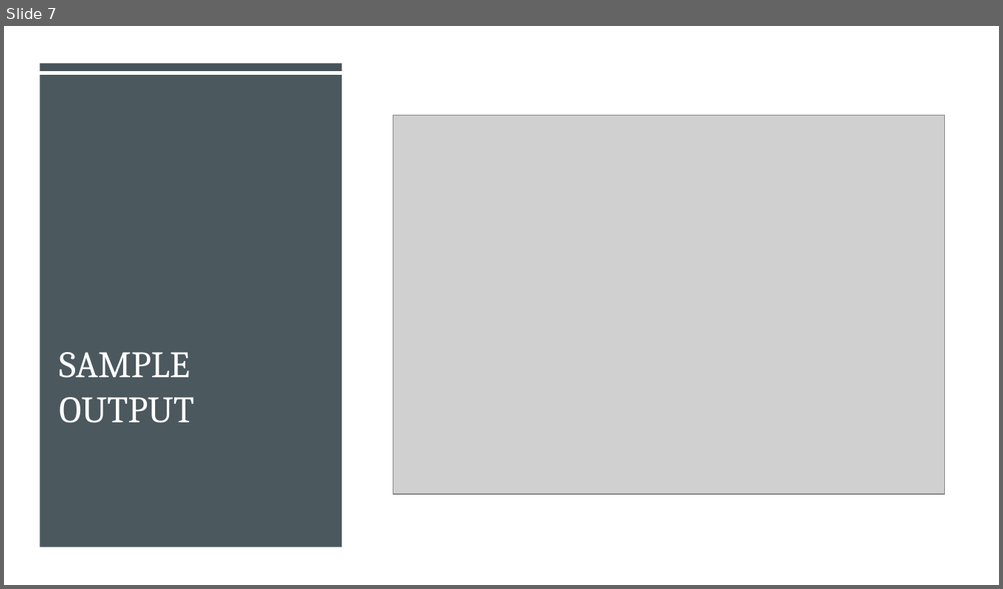
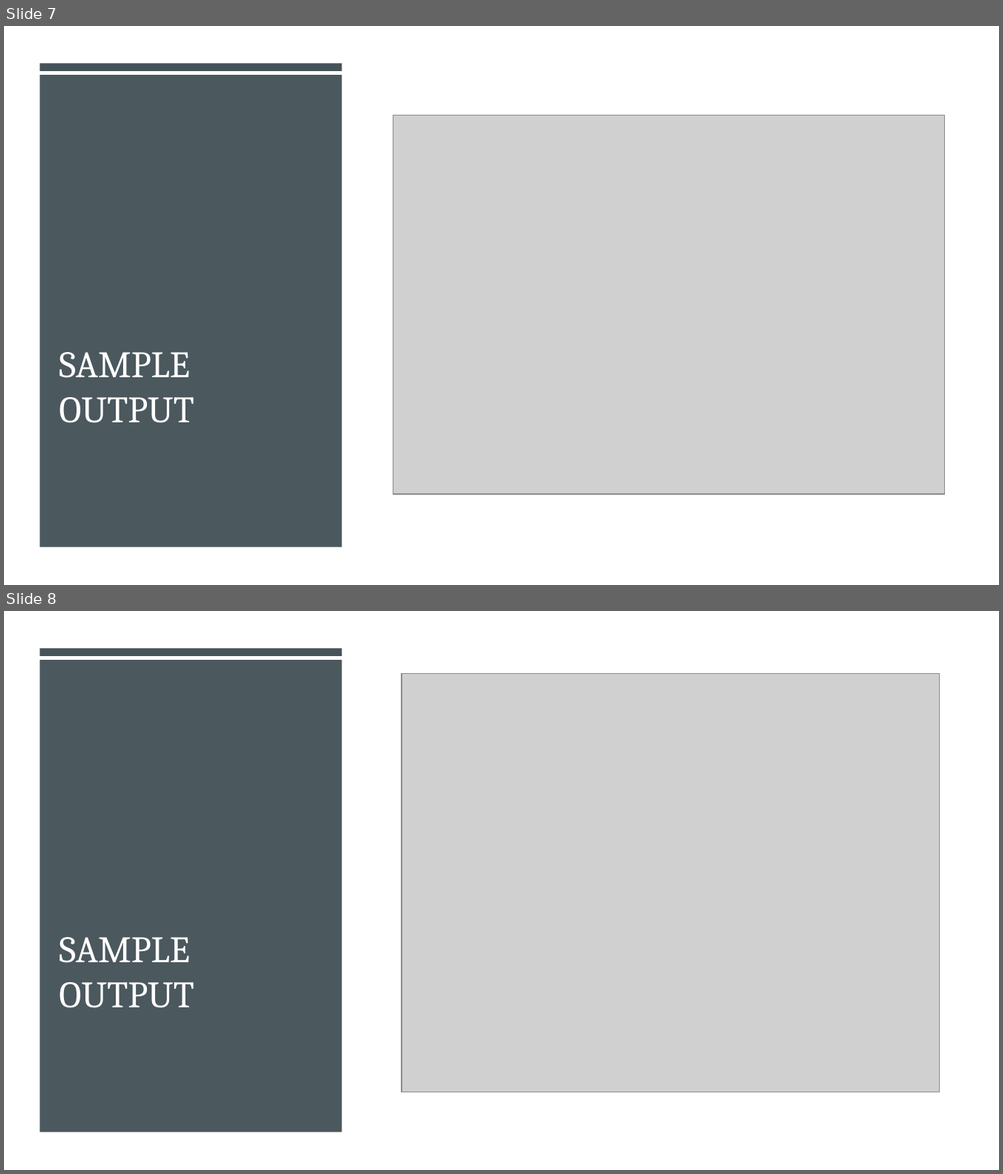
Before and after one commit to Mohamed-Hatem-1/Python-Course, a slide deck: Presentation.pptx. Shown one above the other, each under a label of ours: slide 7 before the commit, slides 7 and 8 after it. The pictures are 1003x589 and 1003x1174 pixels, drawn with LibreOffice and Linux fonts; fonts in the diff are those of the drawing; grey boxes stand for pictures. Boxes give left, top, right and bottom in pixels: in the first picture for what was removed or moved away, otherwise in the second. Text is boxed around its words. In the diff, an @@ line names an element or a change of style, - is before the commit and + after.

```diff
--- a/Presentation.pptx
+++ b/Presentation.pptx
@@ slide 8 added at box(4, 611, 999, 1170), background #FFFFFF @@
@@ rectangle added at box(4, 611, 999, 1170), fill #FFFFFF @@
@@ rectangle added at box(40, 648, 342, 655), fill #465359 @@
@@ rectangle added at box(40, 661, 342, 1133), fill #465359 at 97% opacity @@
@@ picture added at box(401, 674, 939, 1093) @@
@@ title added at box(59, 937, 193, 1008), 36 pt, text #FFFFFF @@
+SAMPLE OUTPUT
```
Also in this commit, not shown: 2 other files.
